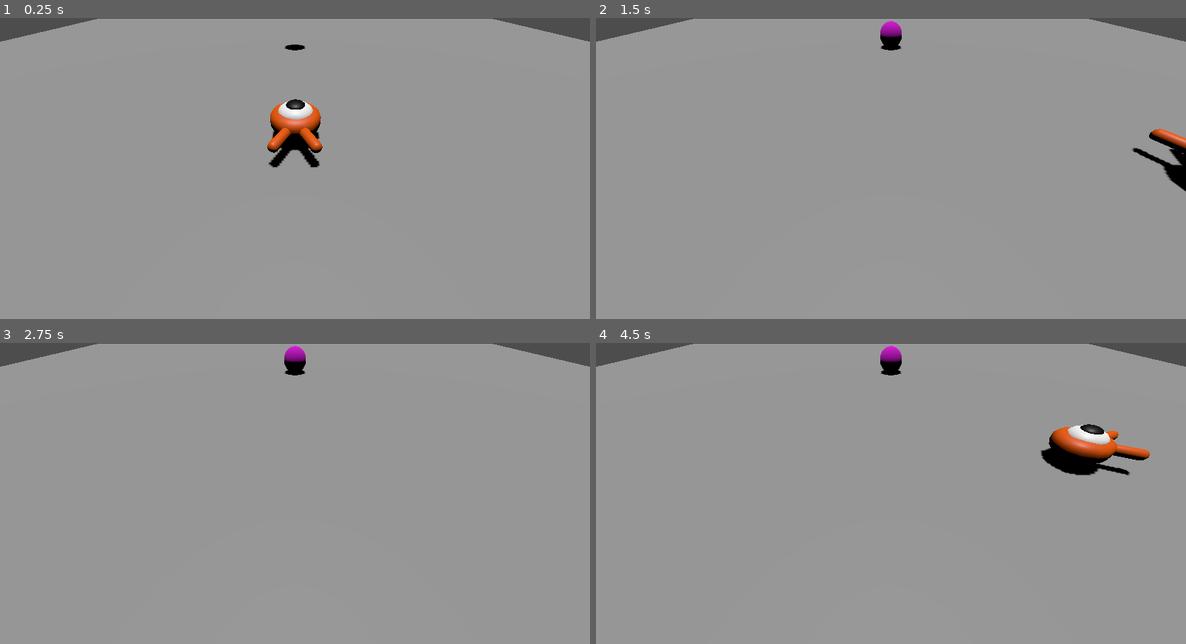
Above: before the commit, frames 1-4 (two rows, left to right).
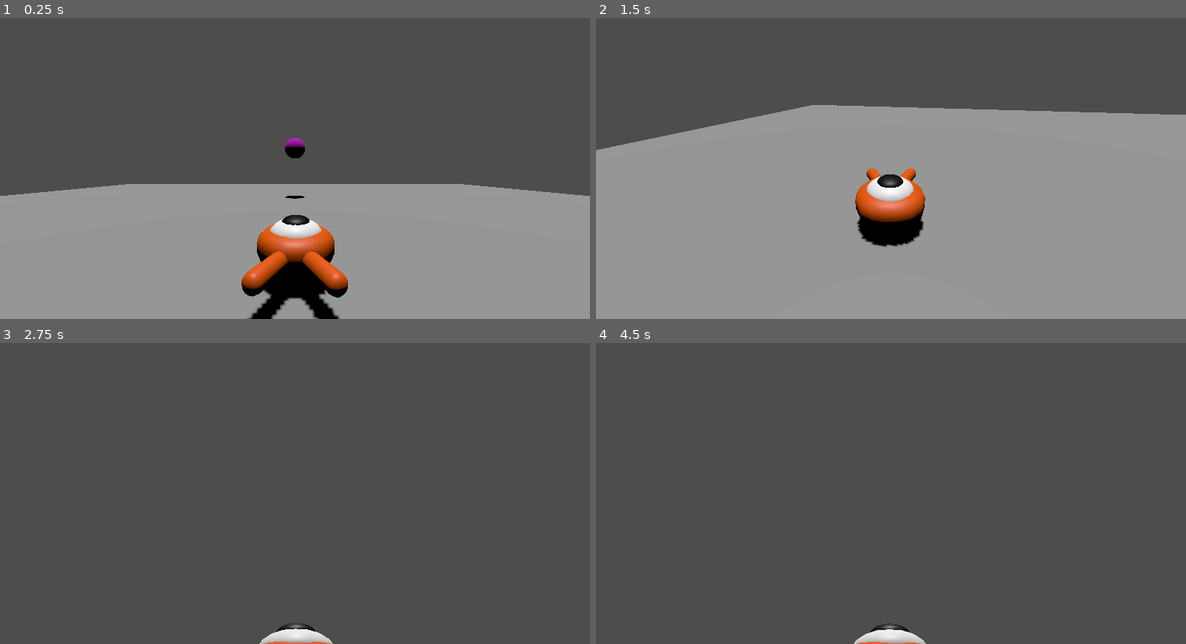
Above: after the commit, the same moments.

Repository: soazinho/pwero
Game: Godot game, scene res://main.tscn
Same seed, same stepped clock (60 frames per second), same inputs: the game is played once before the commit and once after it.
Inputs (mouse positions are in pixels of both pictures, inside the frame that each line leads up to):
- Up to frame 1 (0.25 s): no input
- Up to frame 2 (1.5 s): move the mouse to (1020, 153) at 0.52 s; hold D (move_right) 0.53-1.28 s; tap Space (jump) at 0.77 s; move the mouse to (773, 183) at 1.27 s; hold S (move_backward) from 1.28 s (still down)
- Up to frame 3 (2.75 s): tap Space (jump) at 1.52 s; move the mouse to (354, 427) at 2.02 s; release S (move_backward) at 2.03 s; hold D (move_right) from 2.03 s (still down)
- Up to frame 4 (4.5 s): tap Enter at 2.75 s; move the mouse to (861, 553) at 2.77 s; release D (move_right) at 2.78 s; hold W (move_forward) 2.78-3.53 s; tap Space (jump) at 3.02, 3.77 s; move the mouse to (1068, 538) at 3.52 s; hold A (move_left) from 3.53 s (still down); move the mouse to (714, 448) at 4.27 s

The runs differ from the first frame. In frame 1, 59% of the frame differs, in the area x 0-100%, y 0-100%; in frame 2, 34%; in frame 3, 98%; in frame 4, 98%.

Commit message:
wip: 3D third person camera

Diff:
--- a/main.tscn
+++ b/main.tscn
@@ -30,11 +30,6 @@
 collision_layer = 2
 collision_mask = 7
 
-[node name="Marker3D" type="Marker3D" parent="."]
-
-[node name="Camera3D" type="Camera3D" parent="Marker3D"]
-transform = Transform3D(1, 0, 0, 0, 0.7071067, 0.7071068, 0, -0.7071068, 0.7071067, 0, 5, 7)
-
 [node name="Ball" parent="." instance=ExtResource("2_0xm2m")]
 transform = Transform3D(1, 0, 0, 0, 1, 0, 0, 0, 1, 0, 5.086115, -14.163516)
 collision_layer = 4
--- a/player.gd
+++ b/player.gd
@@ -7,7 +7,20 @@
 # Vertical impulse applied to the character upon jumping in meters per second.
 @export var jump_impulse = 20
 
+@export_range(0.0, 1.0) var mouse_sensitivity = 0.5
+
 var target_velocity = Vector3.ZERO
+
+@onready var _camera_pivot := $CameraPivot as Node3D
+
+func _on_ready() -> void:
+	Input.set_mouse_mode(Input.MOUSE_MODE_CAPTURED)
+
+func _unhandled_input(event: InputEvent) -> void:
+	if event is InputEventMouseMotion:
+		rotate_y(deg_to_rad(-event.relative.x * mouse_sensitivity))
+		_camera_pivot.rotate_x(deg_to_rad(-event.relative.y * mouse_sensitivity))
+		_camera_pivot.rotation.x = clamp(_camera_pivot.rotation.x, deg_to_rad(-90), deg_to_rad(45))
 
 func _physics_process(delta):
 	var direction = Vector3.ZERO
--- a/player.tscn
+++ b/player.tscn
@@ -15,3 +15,11 @@
 
 [node name="CollisionShape3D" type="CollisionShape3D" parent="."]
 shape = SubResource("SphereShape3D_4flbx")
+
+[node name="CameraPivot" type="Node3D" parent="."]
+transform = Transform3D(1, 0, 0, 0, 1, 0, 0, 0, 1, 0, 2, 2.2126222)
+
+[node name="SpringArm3D" type="SpringArm3D" parent="CameraPivot"]
+spring_length = 3.0
+
+[node name="Camera3D" type="Camera3D" parent="CameraPivot/SpringArm3D"]
